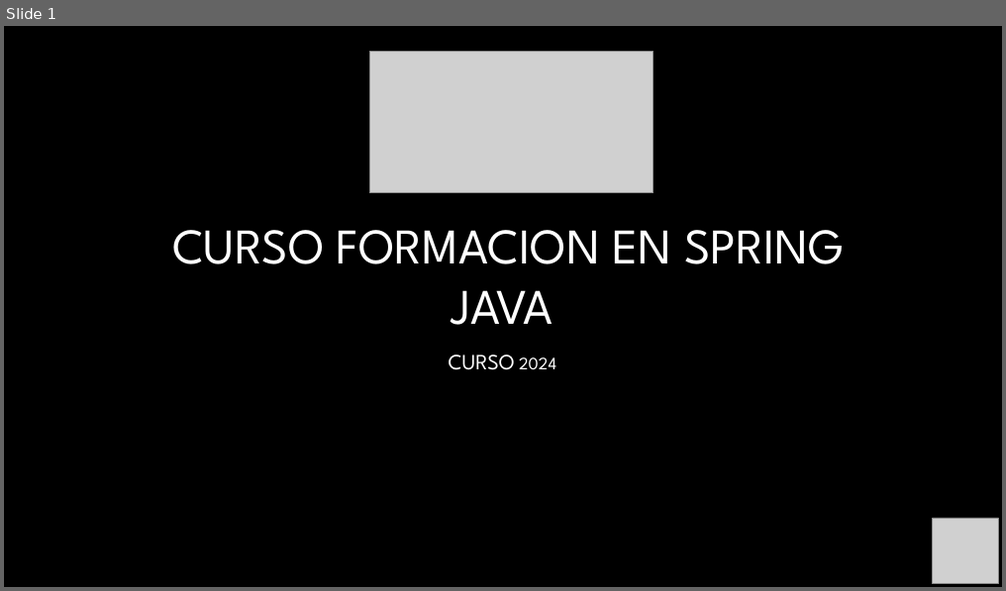
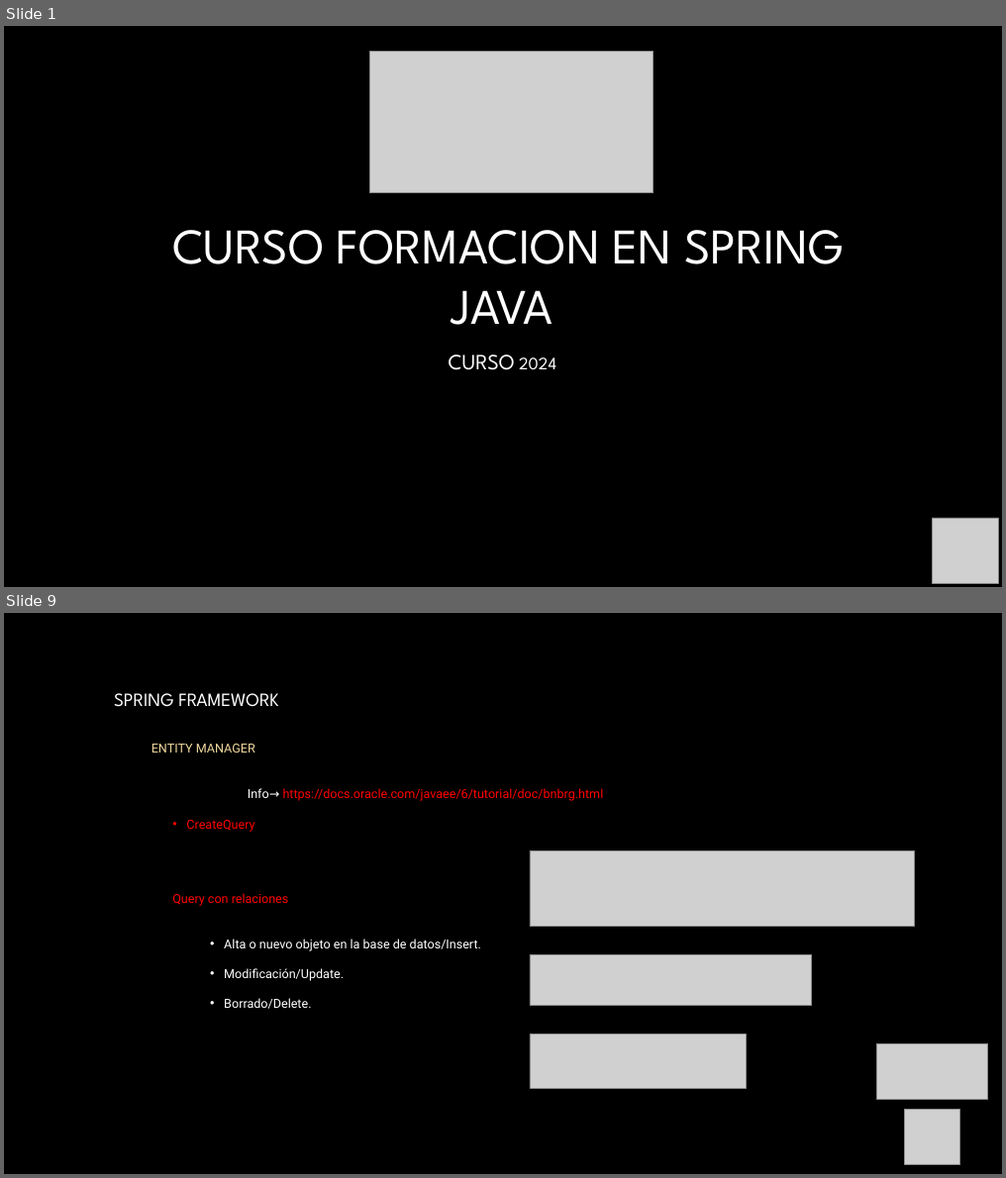
Before and after one commit to AntonioPardoRuiz/cursoSpring, a slide deck: Unidad 9- Spring MVC IV-Entity Manager.pptx. Shown one above the other, each under a label of ours: slide 1 before the commit, slides 1 and 9 after it; the slides between them are not shown. The pictures are 1006x591 and 1006x1178 pixels, drawn with LibreOffice and Linux fonts; fonts in the diff are those of the drawing; grey boxes stand for pictures; background and template pictures are left out. Boxes give left, top, right and bottom in pixels: in the first picture for what was removed or moved away, otherwise in the second. Text is boxed around its words. In the diff, an @@ line names an element or a change of style, - is before the commit and + after.

```diff
--- a/Unidad 9- Spring MVC IV-Entity Manager.pptx
+++ b/Unidad 9- Spring MVC IV-Entity Manager.pptx
@@ slide 9 added at (x1=4, y1=613, x2=1002, y2=1174), background picture (left out) @@
@@ text added at (x1=114, y1=693, x2=279, y2=753), 18 pt, text #FFFFFF @@
+SPRING FRAMEWORK
+  ENTITY MANAGER
@@ text added at (x1=172, y1=788, x2=604, y2=1009), 12 pt, text #FF0000 @@
+        Info→ https://docs.oracle.com/javaee/6/tutorial/doc/bnbrg.html
+    • CreateQuery
+    Query con relaciones
+      • Alta o nuevo objeto en la base de datos/Insert.
+      • Modificación/Update.
+      • Borrado/Delete.
@@ picture added at (x1=530, y1=851, x2=915, y2=927) @@
@@ picture added at (x1=530, y1=956, x2=811, y2=1006) @@
@@ picture added at (x1=530, y1=1035, x2=746, y2=1088) @@
@@ picture added at (x1=877, y1=1045, x2=988, y2=1100) @@
@@ picture added at (x1=905, y1=1110, x2=960, y2=1165) @@
```
Also in this commit, not shown: 2 slides changed, 5 other slides added, 30 other files.
